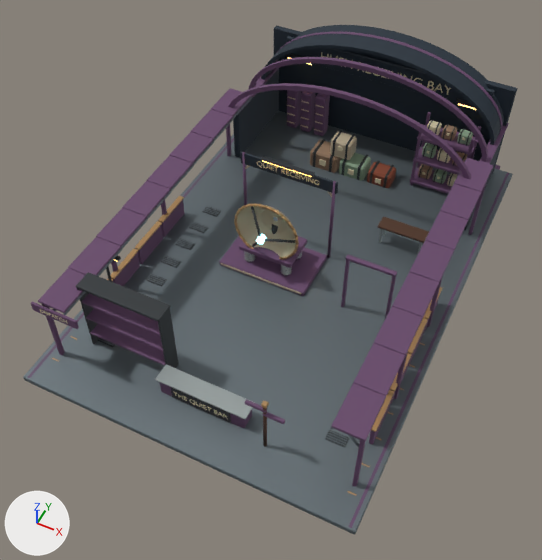
The glTF model assets/storefronts/listening-post-hush-depot.glb as it was, and as the next commit left it.
Before and after are seen from a camera (50 mm lens) standing at (11.1, -15.5, 29.5) and looking at (-0.3, 7.2, 1.2). The lights are fixed; the arrows at lower left show +X, +Y and +Z. The older version comes first. Vertices at exactly the same position are counted once.

In view in the first picture: 'listening-post-hush-depot'.
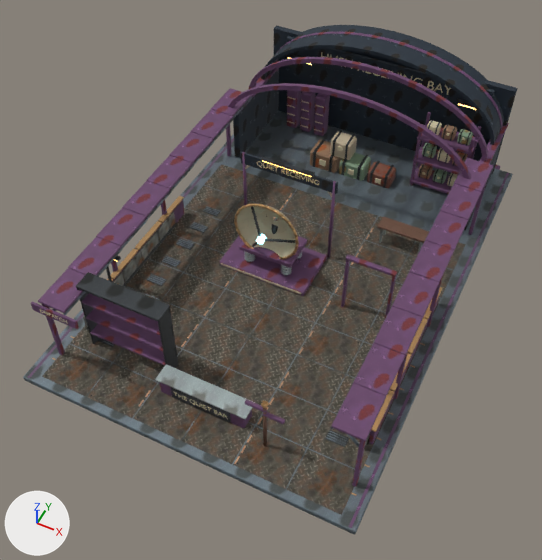
Boxes (x1, y1, x2, y2) around the edits, measured in the pictures (542 x 560 px):
part 1 of me_hush_receiving_bay_001, built on: after (42, 164, 466, 515)
part 2 of me_hush_receiving_bay_001, surface changed: (23, 27, 512, 529) in both

The change in detail:
Picture 'workskin' (img_workskin) is new.
Picture 'safety' (img_safety) is new.
Picture 'workdeck' (img_workdeck) is new.
Picture 'Port plate roughness' (img_port_plate_roughness) is new.
Picture 'Port plate relief' (img_port_plate_relief) is new.
Material 'Workskin' (mat_workskin) is new.
Uses the picture img_port_paint2_relief.
Uses the picture img_port_paint2_roughness.
Uses the picture img_workskin.
Material 'Safety' (mat_safety) is new.
Uses the picture img_port_paint2_relief.
Uses the picture img_port_paint2_roughness.
Uses the picture img_safety.
Material 'Workdeck' (mat_workdeck) is new.
Uses the picture img_port_plate_relief.
Uses the picture img_port_plate_roughness.
Uses the picture img_workdeck.
me_hush_receiving_bay_001 is used by ob_listening_post_hush_depot; location (0.0, 0.0, 0.0).
me_hush_receiving_bay_001 had 14786 vertices, 28416 faces and spanned x -8.4..8.4, y -2.6..22.7, z -0.5..7.3.
me_hush_receiving_bay_001 now has 19778 vertices, 37584 faces and spans x -8.4..8.4, y -2.6..22.7, z -0.5..7.3.
me_hush_receiving_bay_001 part 1: 2 vertices moved within x 7.5, y 1.9, z 0.0; 4512 vertices added at x -7.7..7.7, y -2.2..15.2, z 0.0..1.1.
me_hush_receiving_bay_001 part 2: 20536 kept faces spanning x -8.4..8.4, y -2.6..22.7, z -0.5..7.3 get new texture (UV) coordinates.
Other edits to the shape of me_hush_receiving_bay_001 do not show in these pictures.
me_hush_receiving_bay_001 gains material mat_workdeck.
me_hush_receiving_bay_001 gains material mat_safety.
me_hush_receiving_bay_001 gains material mat_workskin.
